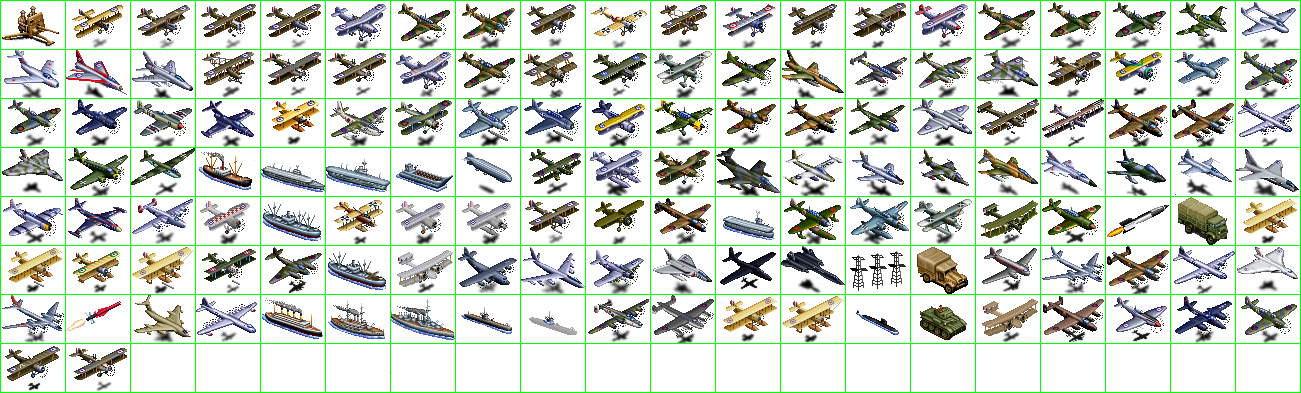
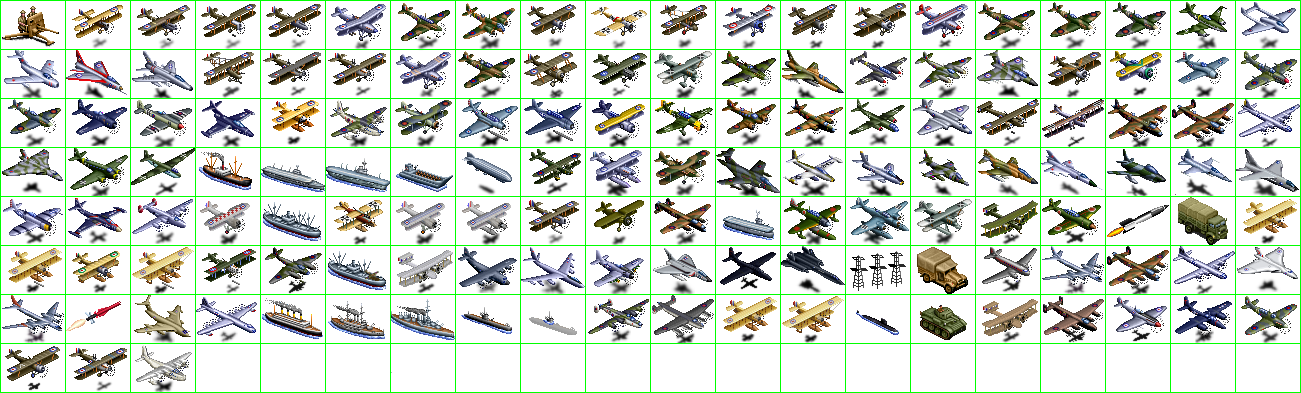
Revision of a layered 1301 × 393 image; what changed, layer by layer:
added layer "emp" above "units" over (x1=135, y1=345, x2=192, y2=392)
